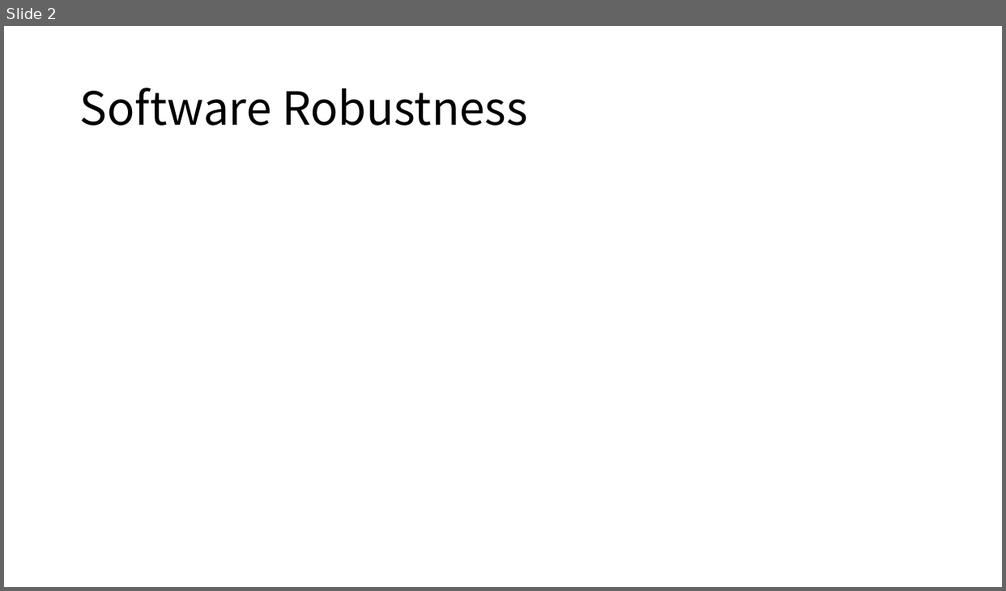
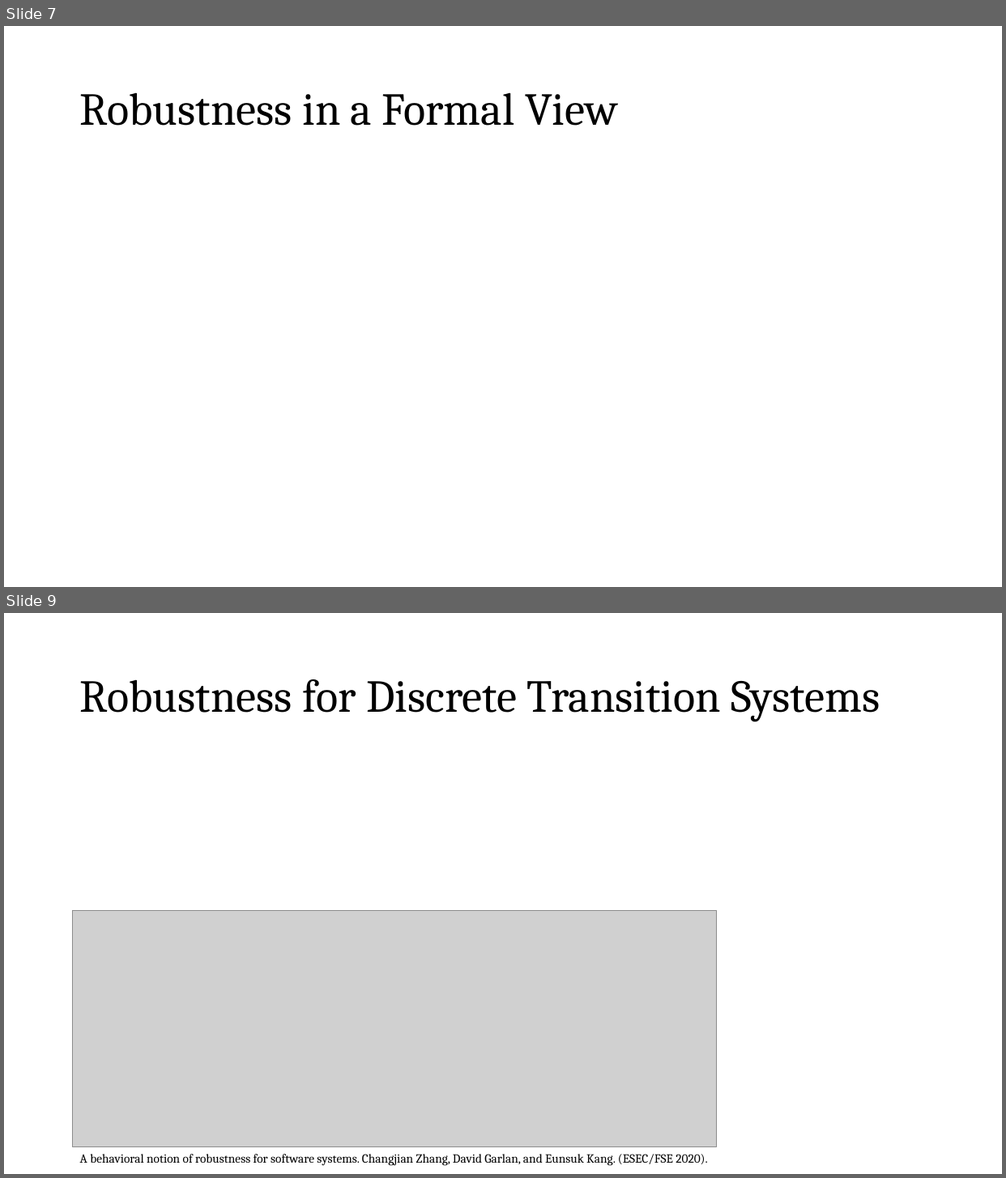
Before and after one commit to SteveZhangBit/SteveZhangBit.github.io, a slide deck: statics/slides/2022-Fall-Research Intro-CJ.pptx. Shown one above the other, each under a label of ours: slide 2 before the commit, slides 7 and 9 after it; the slides between them are not shown. The pictures are 1006x591 and 1006x1178 pixels, drawn with LibreOffice and Linux fonts; fonts in the diff are those of the drawing; grey boxes stand for pictures. Boxes give left, top, right and bottom in pixels: in the first picture for what was removed or moved away, otherwise in the second. Text is boxed around its words. In the diff, an @@ line names an element or a change of style, - is before the commit and + after.

```diff
--- a/statics/slides/2022-Fall-Research Intro-CJ.pptx
+++ b/statics/slides/2022-Fall-Research Intro-CJ.pptx
@@ slide 9 added at [4, 613, 1002, 1174], background #FFFFFF @@
@@ title added at [80, 679, 880, 722], 44 pt, text #000000 @@
+Robustness for Discrete Transition Systems
@@ picture added at [73, 911, 717, 1148] @@
@@ text added at [80, 1154, 707, 1166], 12 pt, text #000000 @@
+A behavioral notion of robustness for software systems. Changjian Zhang, David Garlan, and Eunsuk Kang. (ESEC/FSE 2020).
@@ what was slide 2 is now slide 7 @@
@@ slide 7 changed as well @@
@@ title at [80, 92, 618, 126]: text changed; font Noto Sans CJK SC to Cambria @@
-Software Robustness
+Robustness in a Formal View
```
Also in this commit, not shown: 15 other slides changed, 7 other slides added, 2 slides removed, 1 other file.
